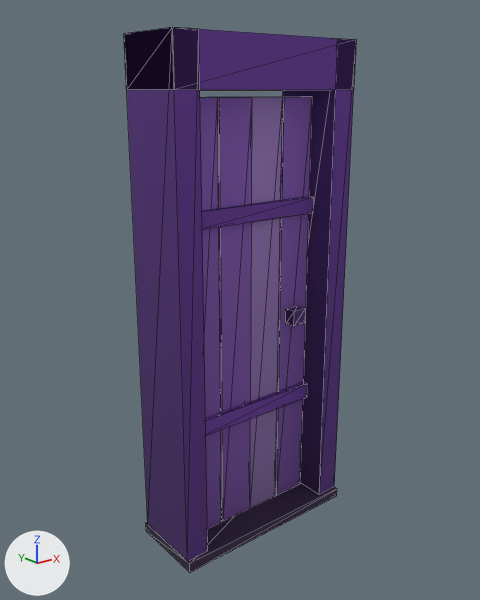
The glTF model data/model/model_46_crystal.glb as it was, and as the next commit left it.
One viewpoint serves both versions: a 50 mm camera at (-1.96, -2.4, 2.17) aimed at (-0.02, 0.02, 1.21). The axes (+X, +Y, +Z) are drawn at lower left. The lights are the same throughout. The first picture is the older version. Mesh edges are drawn as thin lines. Vertices at exactly the same position are counted once.
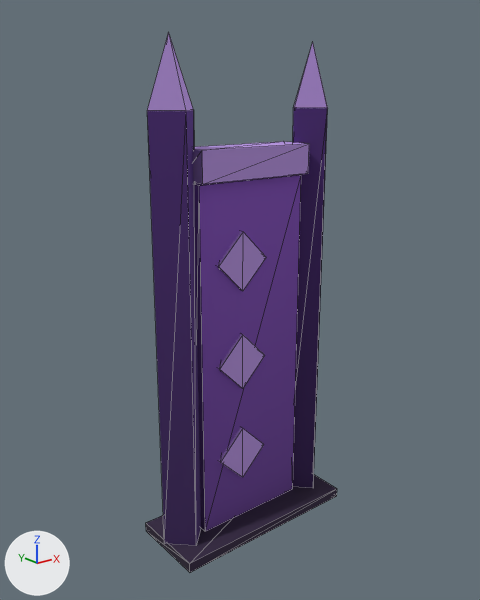
Boxes [x1, y1, x2, y2] around the edits, measured in the pictures (480 x 600 px; the box of a moved part takes in the faces that stretch with it):
```json
{"object": "Mesh_0", "change": "reshaped", "before": [124, 27, 356, 572], "after": [146, 32, 337, 572], "on screen": "18% narrower"}
{"part": 1, "of": "me_mesh_0", "change": "added", "after": [193, 141, 309, 184], "on screen": "purple"}
{"part": 2, "of": "me_mesh_0", "change": "added", "after": [194, 175, 301, 532], "on screen": "purple"}
{"part": 3, "of": "me_mesh_0", "change": "moved or reshaped", "before": [286, 306, 306, 327], "after": [219, 427, 264, 477]}
{"part": 4, "of": "me_mesh_0", "change": "added", "after": [218, 334, 265, 388], "on screen": "purple"}
{"part": 5, "of": "me_mesh_0", "change": "added", "after": [217, 231, 266, 291], "on screen": "purple"}
{"part": 6, "of": "me_mesh_0", "change": "rebuilt", "before": [275, 97, 312, 496], "after": [293, 42, 328, 488], "on screen": "12% taller"}
{"part": 7, "of": "me_mesh_0", "change": "rebuilt", "before": [200, 97, 222, 529], "after": [147, 32, 201, 546]}
{"part": 8, "of": "me_mesh_0", "change": "deleted", "before": [218, 97, 283, 521], "on screen": "purple"}
{"part": 9, "of": "me_mesh_0", "change": "deleted", "before": [202, 196, 314, 230], "on screen": "purple"}
{"part": 10, "of": "me_mesh_0", "change": "deleted", "before": [206, 382, 307, 436], "on screen": "purple"}
{"part": 11, "of": "me_mesh_0", "change": "deleted", "before": [124, 27, 356, 562], "on screen": "purple"}
{"part": 12, "of": "me_mesh_0", "change": "surface changed", "before": [146, 483, 337, 564], "after": [146, 475, 337, 564]}
```

Scene script edits in JSON lines:
```json
{"block": "me_mesh_0", "where": "# used by ob_mesh_0; location = (0.0, 0.0, 0.0)"}
{"op": "remove", "block": "me_mesh_0", "code": "me_mesh_0.from_pydata(...)  # 82 vertices, 132 faces; spans x -0.5..0.5, y -0.2..0.2, z 0.0..2.4"}
{"op": "add", "block": "me_mesh_0", "code": "me_mesh_0.from_pydata(...)  # 70 vertices, 108 faces; spans x -0.51..0.51, y -0.2..0.2, z 0.0..2.4"}
{"block": "me_mesh_0", "change": "me_mesh_0 part 1: a new loose piece, a box spanning x -0.31..0.31, y -0.09..0.09, z 1.8..1.94, in mat_material_0 (picture img_image_0)"}
{"block": "me_mesh_0", "change": "me_mesh_0 part 2: a new loose piece, a box spanning x -0.3..0.3, y -0.05..0.05, z 0.05..1.79, in mat_material_0 (picture img_image_0)"}
{"block": "me_mesh_0", "change": "me_mesh_0 part 3: the loose piece of 8 vertices spanning x 0.22..0.3, y -0.11..-0.05, z 1.05..1.13 is turned -45 degrees about the y axis through its middle and scaled by 2.43, then moved by (-0.33, 0.08, -0.67)"}
{"block": "me_mesh_0", "change": "me_mesh_0 part 4: the loose piece of 8 vertices spanning x 0.22..0.3, y -0.11..-0.05, z 1.05..1.13 is copied, and the copy is turned -45 degrees about the y axis through its middle and scaled by 2.43, then moved by (-0.33, 0.08, -0.17); it spans x -0.21..0.07, y -0.06..0.06, z 0.78..1.06"}
{"block": "me_mesh_0", "change": "me_mesh_0 part 5: the loose piece of 8 vertices spanning x 0.22..0.3, y -0.11..-0.05, z 1.05..1.13 is copied, and the copy is turned -45 degrees about the y axis through its middle and scaled by 2.43, then moved by (-0.33, 0.08, 0.33); it spans x -0.21..0.07, y -0.06..0.06, z 1.28..1.56"}
{"block": "me_mesh_0", "change": "me_mesh_0 part 6: the loose piece of 8 vertices spanning x 0.19..0.37, y -0.04..0.04, z 0.05..2.15 is rebuilt with 11 vertices and now spans x 0.29..0.51, y -0.11..0.11, z 0.05..2.4"}
{"block": "me_mesh_0", "change": "me_mesh_0 part 7: the loose piece of 8 vertices spanning x -0.37..-0.19, y -0.04..0.04, z 0.05..2.15 is rebuilt with 11 vertices and now spans x -0.51..-0.29, y -0.11..0.11, z 0.05..2.4"}
{"block": "me_mesh_0", "change": "me_mesh_0 part 8: the loose piece of 14 vertices spanning x -0.18..0.18, y -0.04..0.04, z 0.05..2.15 is deleted"}
{"block": "me_mesh_0", "change": "me_mesh_0 part 9: the loose piece of 8 vertices spanning x -0.37..0.37, y -0.07..-0.03, z 1.6..1.68 is deleted"}
{"block": "me_mesh_0", "change": "me_mesh_0 part 10: the loose piece of 8 vertices spanning x -0.37..0.37, y -0.07..-0.03, z 0.6..0.68 is deleted"}
{"block": "me_mesh_0", "change": "me_mesh_0 part 11"}
{"block": "me_mesh_0", "change": "20 vertices are removed from x -0.5..0.5, y -0.18..0.18, z 0.05..2.4"}
{"block": "me_mesh_0", "change": "36 faces are deleted"}
{"block": "me_mesh_0", "change": "me_mesh_0 part 12: 12 kept faces spanning x -0.5..0.5, y -0.2..0.2, z 0.0..0.05 get new texture (UV) coordinates"}
```
